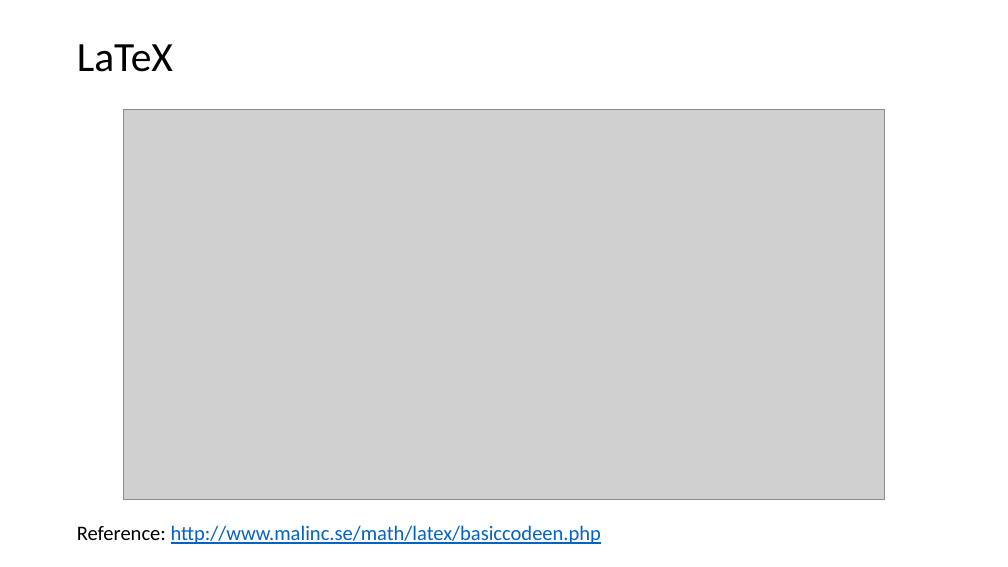
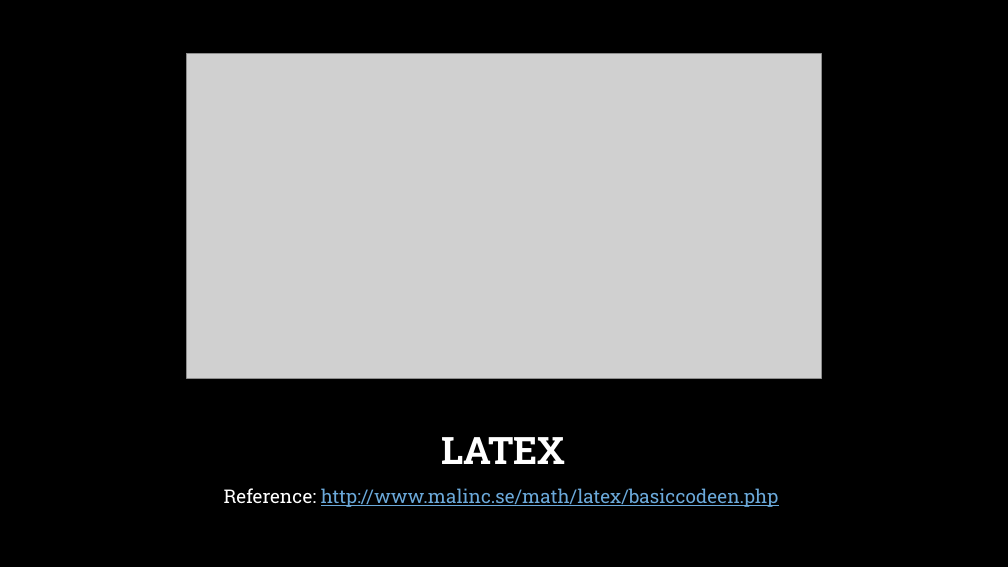
Before and after one commit to pure0022/math-IR-ARQMath-CompuBERT, a slide deck: slide 11 of Math Information Retrieval.pptx (slide 12 before the commit). Drawn at 1008x567 pixels with LibreOffice and Linux fonts; fonts in the diff are those of the drawing; grey boxes stand for pictures; background and template pictures are left out. Boxes give left, top, right and bottom in pixels: in the first picture for what was removed or moved away, otherwise in the second. Text is boxed around its words. In the diff, an @@ line names an element or a change of style, - is before the commit and + after.

```diff
--- a/Math Information Retrieval.pptx
+++ b/Math Information Retrieval.pptx
@@ background #FFFFFF to picture (left out) @@
@@ picture: place and size @@
-picture at bbox=[123, 110, 885, 500]
+picture at bbox=[186, 53, 821, 378]
@@ title "LATEX" at bbox=[441, 437, 566, 464]: vertical alignment middle to bottom @@
@@ title at bbox=[441, 437, 566, 464]: text changed; size 39.6 to 36 pt; font Calibri to Roboto Slab; text colour #000000 to #FFFFFF; bold on @@
-LaTeX
+LATEX
@@ text "Reference: http://www.malinc.se/math/latex/basiccodeen.php": place and size @@
-text "Reference: http://www.malinc.se/math/latex/basiccodeen.php" at bbox=[77, 525, 601, 544]
+text "Reference: http://www.malinc.se/math/latex/basiccodeen.php" at bbox=[224, 488, 778, 507]
@@ text "Reference: http://www.malinc.se/math/latex/basiccodeen.php" at bbox=[224, 488, 778, 507]: size 19.6 to 18 pt, font Calibri to Roboto Slab; text colour #000000 to #FFFFFF in "Reference:"; text colour #0563C1 to #6BA9DA in "http://www.malinc.se/math/latex/basiccodeen.php"; alignment left to centre; line spacing 0.7 to 1.2 @@
```
Also in this commit, not shown: 17 other slides changed, 4 slides added, 1 slide removed, 3 other files.
